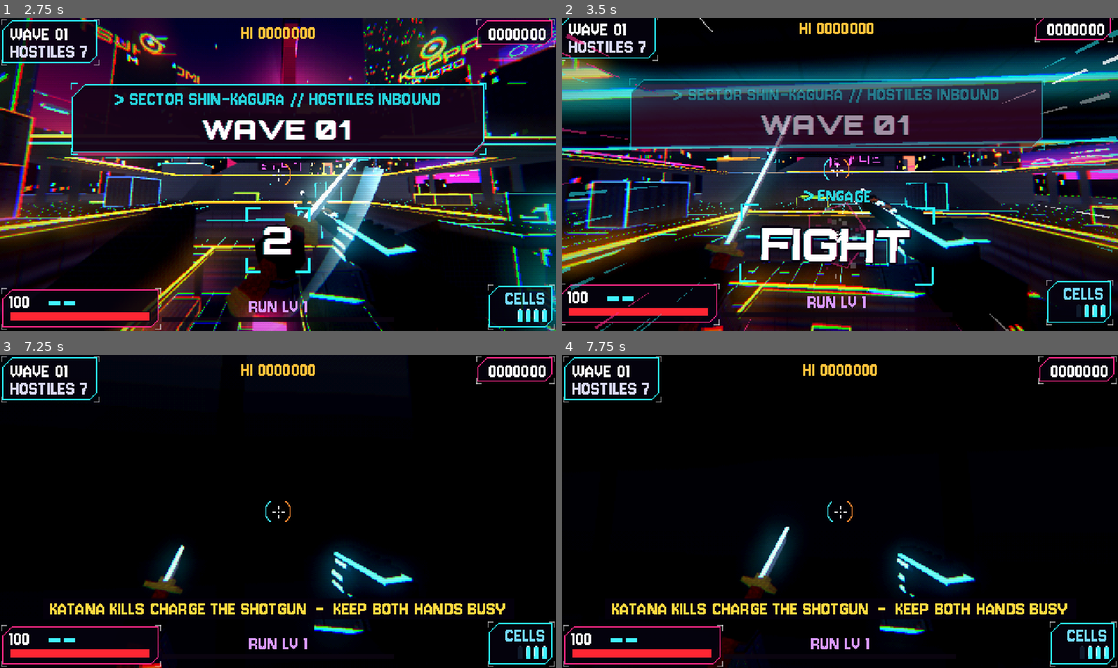
Above: before the commit, frames 1-4 (two rows, left to right).
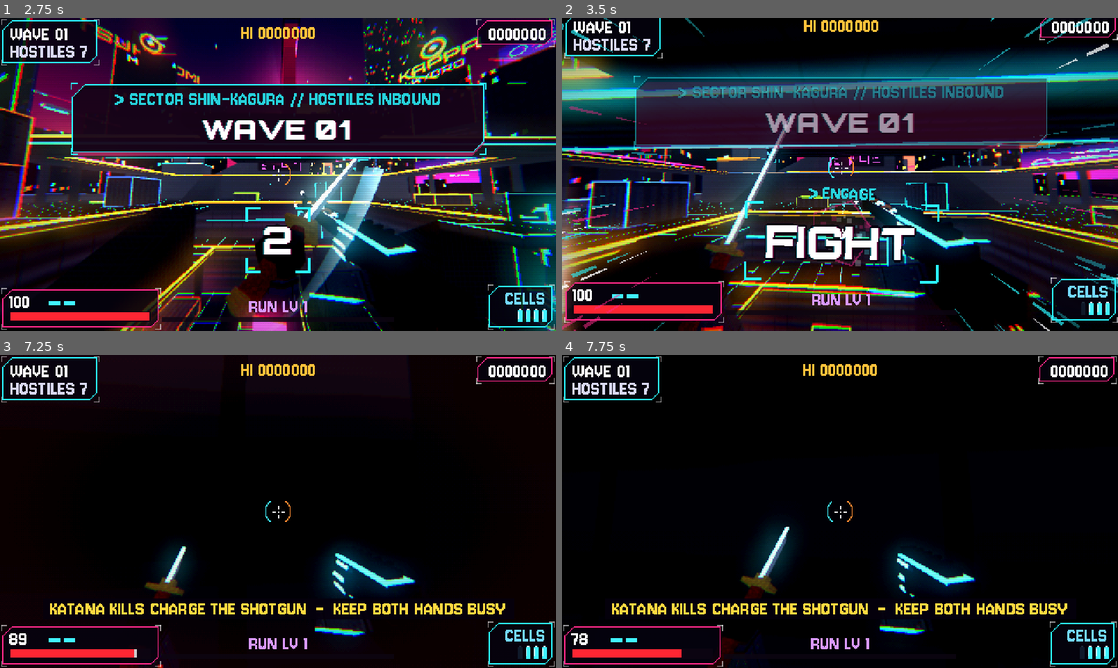
Above: after the commit, the same moments.

Repository: ggbillyjoe3526/katanashotgun
Game: Godot game, scene res://scenes/main.tscn
The game is run twice, just before and just after one commit, with the same random seed, the same clock (stepped at 60 frames per second) and the same inputs. Sound files missing from this copy of the repository are replaced by a short silence.
Inputs (mouse positions are in pixels of both pictures, inside the frame that each line leads up to):
- Up to frame 1 (2.75 s): tap Enter (ui_accept) at 0.5 s; drag from (72, 318) to (333, 105) at 0.52 s; move the mouse to (250, 174) at 1.27 s; hold W (move_forward) from 1.28 s (still down); tap F (finisher) at 1.35 s; tap Space (jump) at 1.52 s; move the mouse to (289, 168) at 2.02 s; press the mouse at (289, 168) at 2.03 s
- Up to frame 2 (3.5 s): keep holding W (move_forward); move the mouse to (834, 180) at 2.77 s; release the mouse at (834, 180) at 2.78 s; right-click (834, 180) at 2.85 s; click (834, 180) at 2.92 s; tap Space (jump) at 3.02 s
- Up to frame 3 (7.25 s): move the mouse to (316, 514) at 3.52 s; tap Alt at 3.6 s; tap Space (jump) at 3.77, 4.52, 6.02, 6.77 s; move the mouse to (233, 508) at 4.27 s; tap Ctrl at 4.35 s; move the mouse to (283, 511) at 5.02 s; tap Keypad Enter at 5.1 s; click (283, 511) at 5.17 s; move the mouse to (255, 505) at 5.77 s; release W (move_forward) at 5.78 s; hold D (move_right) 5.78-6.53 s; tap Backspace at 5.85 s; move the mouse to (305, 511) at 6.52 s; hold W (move_forward) from 6.53 s (still down); tap Z at 6.6 s
- Up to frame 4 (7.75 s): keep holding W (move_forward); move the mouse to (812, 511) at 7.27 s; tap 0 at 7.35 s; click (812, 511) at 7.42 s; tap Space (jump) at 7.52 s

Frame 1 is identical in both runs. In frame 2, 16% of the frame differs, in the area x 0-100%, y 0-100%; in frame 3, 1.2%; in frame 4, 0.2%.

Commit message:
Hash seed, wave and a stream tag together for the wave streams
Linear keys (seed*5 + wave*127) let a nearby seed share a stream a few
waves later. Also: clarify which spawns GROUND_SPAWN_REACH covers, and
say in the changelog that older seeds play differently now.

Co-Authored-By: Claude Opus 5.5 (1M context) <noreply@anthropic.com>
Claude-Session: https://claude.ai/code/session_01LfDkP9WdN5EDWR59uMW1ea

Diff:
--- a/scripts/arena.gd
+++ b/scripts/arena.gd
@@ -7,7 +7,7 @@
 ## New maps: subclass Arena in scripts/maps/ and register it in map_registry.gd.
 
 ## A spawn group lands within this many metres of its spawn point (the
-## director's +-2 m offsets, and a boss's reinforcement pair).
+## director's +-2 m offsets, and the second grunt a boss wave sends in).
 const GROUND_SPAWN_REACH := 3.0
 
 var map_name := "UNNAMED"
--- a/scripts/autoload/game.gd
+++ b/scripts/autoload/game.gd
@@ -183,11 +183,13 @@
 
 
 ## Called at each wave start: the wave streams depend only on seed and wave.
+## Each key hashes the seed, the wave and a stream tag together, so two
+## nearby seeds never share a stream a few waves apart.
 func seed_wave(w: int) -> void:
-	rng_waves.seed = hash(run_seed * 5 + w * 127 + 2)
-	rng_spawns.seed = hash(run_seed * 17 + w * 137 + 7)
-	rng_combat.seed = hash(run_seed * 19 + w * 139 + 9)
-	rng_hazards.seed = hash(run_seed * 11 + w * 131 + 5)
+	rng_waves.seed = hash([run_seed, w, "waves"])
+	rng_spawns.seed = hash([run_seed, w, "spawns"])
+	rng_combat.seed = hash([run_seed, w, "combat"])
+	rng_hazards.seed = hash([run_seed, w, "hazards"])
 
 
 func combo_mult() -> float:
--- a/scripts/wave_director.gd
+++ b/scripts/wave_director.gd
@@ -259,7 +259,7 @@
 	# each enemy's own dice (timers, strafing, drops) come from the seed, the
 	# wave and its place in the wave's spawn order
 	_spawn_index += 1
-	var dice := hash(Game.run_seed * 23 + wave * 149 + _spawn_index * 7) & 0x7fffffff
+	var dice := hash([Game.run_seed, wave, _spawn_index, "dice"]) & 0x7fffffff
 	var free: Array = _enemy_pool.get(kind, [])
 	if not free.is_empty() and free[0][1] <= _clock:
 		# only horde kinds are pooled, so `before_ready` (bosses) never runs here
Not shown, changed: changelog.d/seed-determinism.md
Not shown, changed: spec.md
